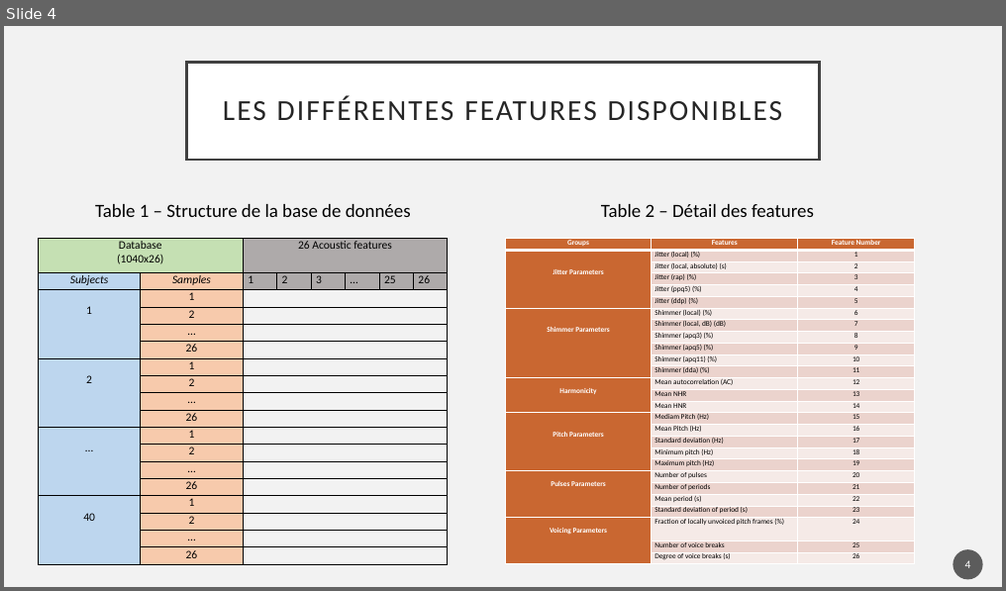
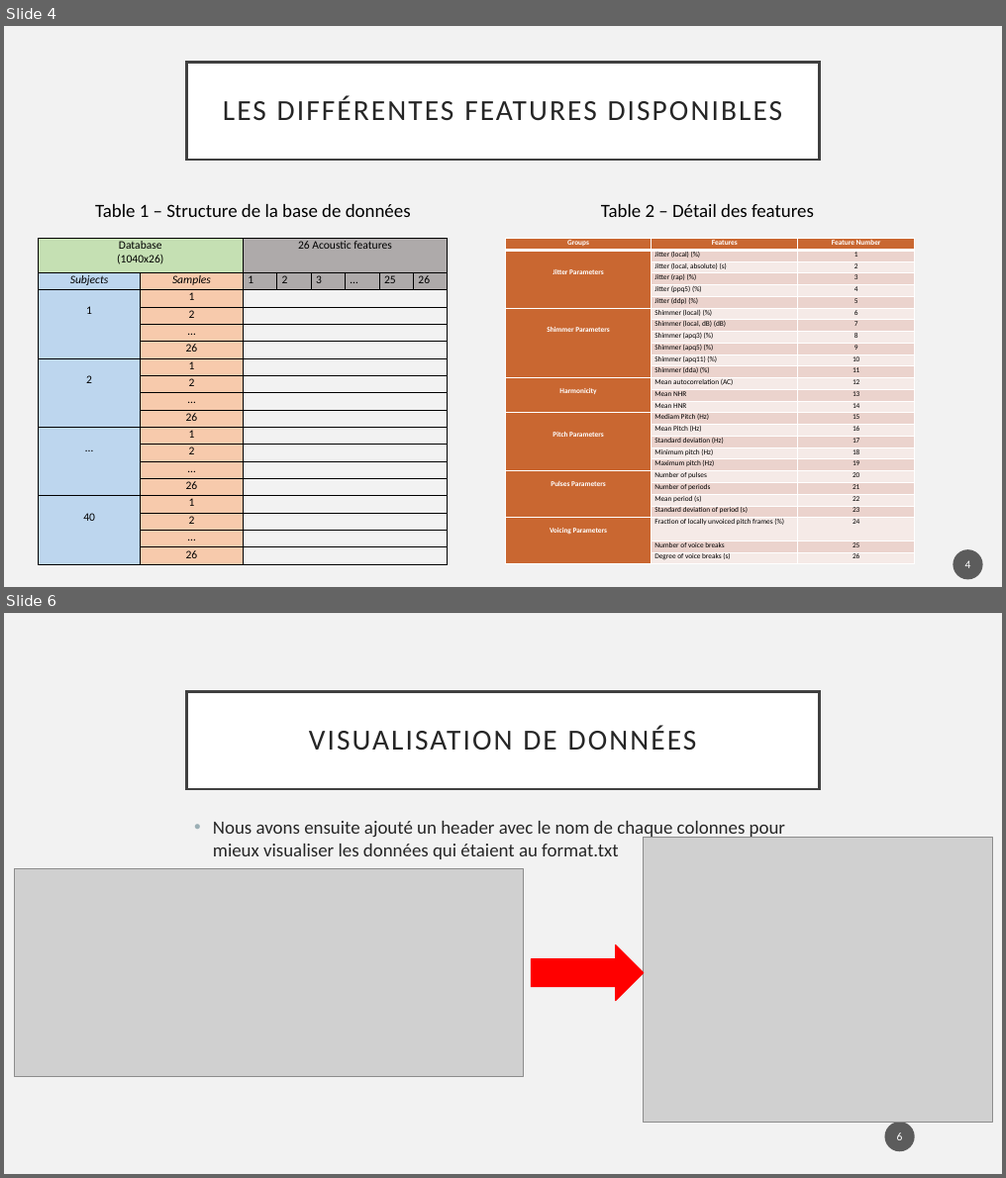
Before and after one commit to cjacques4/Parkinson-Speech-Dataset-with-Multiple-Types-of-Sound-Recordings, a slide deck: Présentation.pptx. Shown one above the other, each under a label of ours: slide 4 before the commit, slides 4 and 6 after it; the slides between them are not shown. The pictures are 1006x591 and 1006x1178 pixels, drawn with LibreOffice and Linux fonts; fonts in the diff are those of the drawing; grey boxes stand for pictures. Boxes give left, top, right and bottom in pixels: in the first picture for what was removed or moved away, otherwise in the second. Text is boxed around its words. In the diff, an @@ line names an element or a change of style, - is before the commit and + after.

```diff
--- a/Présentation.pptx
+++ b/Présentation.pptx
@@ slide 6 added at bbox=[4, 613, 1002, 1174], background #F2F2F2 @@
@@ title added at bbox=[187, 691, 819, 789], fill #FFFFFF, outline #404040 2.5 pt, 28 pt, text #262626 @@
+VISUALISATION DE DONNÉES
@@ text added at bbox=[213, 821, 785, 860], 18 pt, text #262626 @@
+• Nous avons ensuite ajouté un header avec le nom de chaque colonnes pour mieux visualiser les données qui étaient au format.txt
@@ picture added at bbox=[644, 837, 992, 1122] @@
@@ picture added at bbox=[14, 869, 524, 1077] @@
@@ right arrow added at bbox=[531, 946, 644, 1001], fill #FF0000, outline #FF0000 1 pt @@
@@ page number added at bbox=[885, 1122, 915, 1152], fill #1D1D1D at 70% opacity, 11 pt, text #FFFFFF @@
+6
```
Also in this commit, not shown: 4 slides changed.
